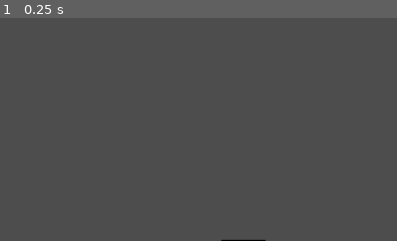
Above: before the commit, frame 1.
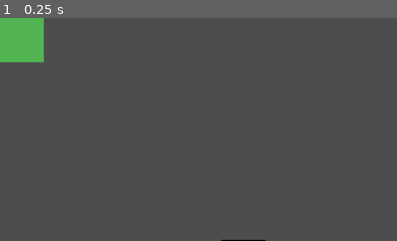
Above: after the commit, the same moment.

Repository: Li05j/it-spreads-gamejam
Game: Godot game, scene res://scenes/main/main.tscn
Same seed, same stepped clock (60 frames per second), same inputs: the game is played once before the commit and once after it. The engine's default icon, where the game draws it, is replaced by a stand-in: a white triangle on a blue panel in a dark square.
Inputs:
- Up to frame 1 (0.25 s): no input
The pictures show only the part of the screen within x 0-50%, y 0-50%; the shares and areas given below are measured in that part.

The runs differ from the first frame. In frame 1, 2.2% of the frame differs, in the area x 0-12%, y 0-21%.

Commit message:
fix placement tiles

Diff:
--- a/scenes/main/placementMap.gd
+++ b/scenes/main/placementMap.gd
@@ -35,7 +35,6 @@
 			var cur_x = x + dx
 			var cur_y = y + dy
 			if in_range_2d(cur_x, cur_y):
-				print_debug("added:", str(cur_x), str(cur_y))
 				self.map[cur_x][cur_y] = 1
 				add_placement_tile(Vector2i(cur_x, cur_y))
 
@@ -44,8 +43,8 @@
 
 func add_placement_tile(p: Vector2i):
 	var tile_instance = PlacementTile.instantiate()
-	add_child(tile_instance)
 	tile_instance.global_position = tilemap.map_to_local(p)
+	tilemap.add_child(tile_instance)
 
 
 # # Called when the node enters the scene tree for the first time.
